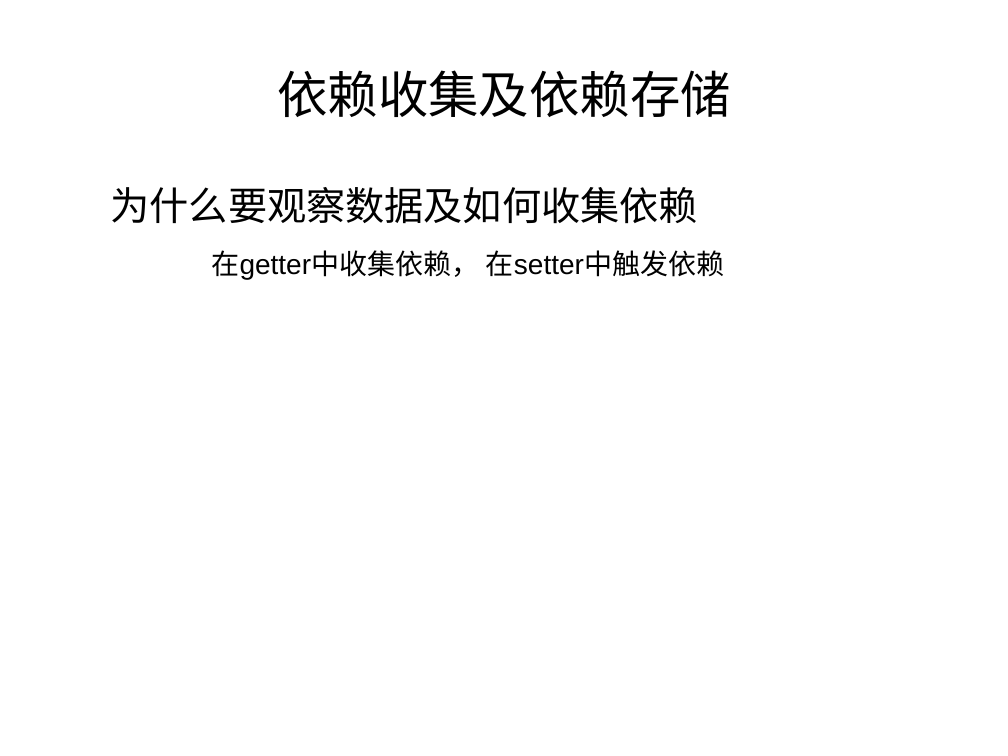
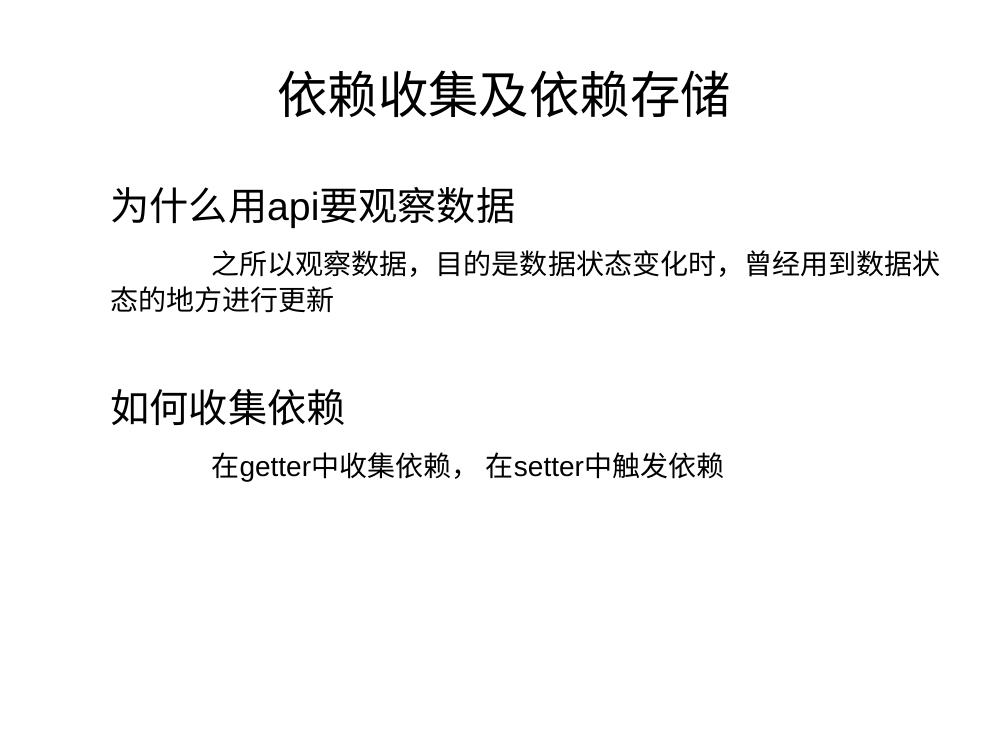
Before and after one commit to liyanjunCode/miniPrograme, a slide deck: slide 5 of vue.ppt (slide 7 before the commit). Drawn at 1008x756 pixels with LibreOffice and Linux fonts; fonts in the diff are those of the drawing. Boxes give left, top, right and bottom in pixels: in the first picture for what was removed or moved away, otherwise in the second. Text is boxed around its words. In the diff, an @@ line names an element or a change of style, - is before the commit and + after.

```diff
--- a/vue.ppt
+++ b/vue.ppt
@@ text at (x1=111, y1=187, x2=940, y2=426): text changed; size 28 to 20 pt @@
-  为什么要观察数据及如何收集依赖
+  为什么用api要观察数据
+  之所以观察数据，目的是数据状态变化时，曾经用到数据状态的地方进行更新
+  如何收集依赖
```
Also in this commit, not shown: 7 other slides changed, 10 slides added, 4 slides removed, 1 other file.
